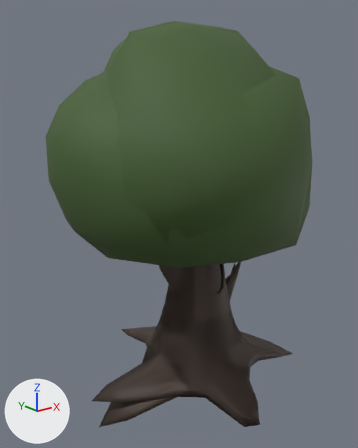
One commit to the OBJ model GameJamProject/Assets/3DModels/EnemyTreeLeafVar1.obj: the scene before it, then after it.
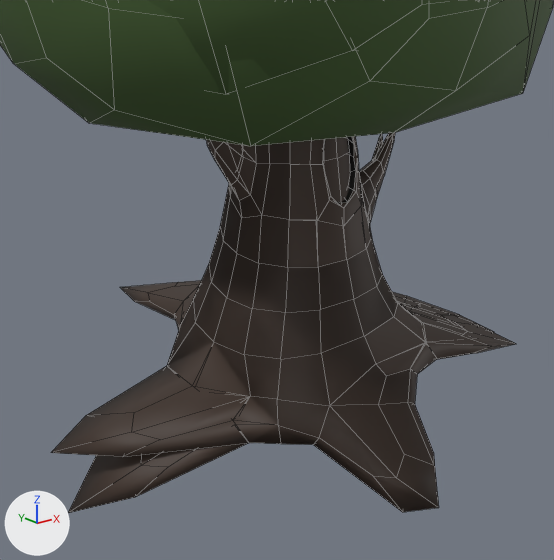
There are two pictures of each version: one whole from a 50 mm camera at (-16.2, -18.6, 11.3) aimed at (-0.8, 0.5, 3.6), one close up on the part from 19% to 87% of the width and 46% to 100% of the height. Lighting does not change. The marker at lower left points along +X, +Y and +Z. The close-ups show mesh edges as thin lines. Where no turn or scale is listed for an object, it has been applied to the vertices.
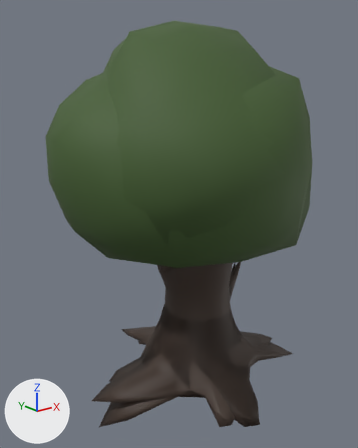
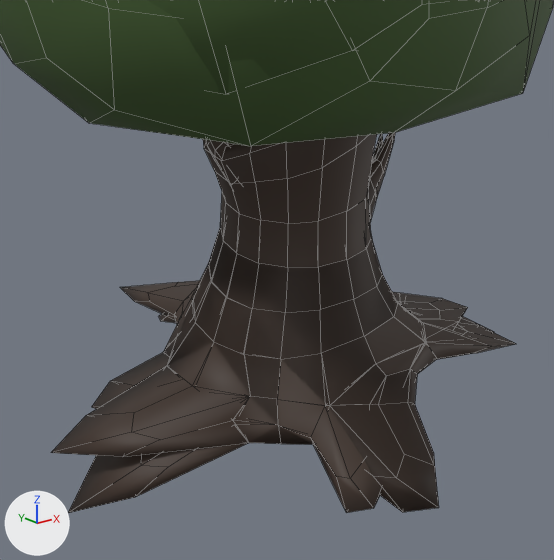
Patch to the scene script:
```diff
--- a/GameJamProject/Assets/3DModels/EnemyTreeLeafVar1.obj.py
+++ b/GameJamProject/Assets/3DModels/EnemyTreeLeafVar1.obj.py
@@ mat_stump @@
+mat_stump = principled_material('Stump')
+mat_stump.base_color = (0.8, 0.437, 0.14)  # orange #e7b169
+mat_stump.roughness = 0.69
@@ me_treevar3_cube_004 @@
+me_treevar3_cube_004.from_pydata(...)  # 319 vertices, 320 faces; spans x -4.59..5.73, y -4.86..4.31, z -4.99..3.88
+# faces by material slot: [296, 24]
+me_treevar3_cube_004.materials.append(mat_material)  # its picture is missing
+me_treevar3_cube_004.materials.append(mat_stump)  # its picture is missing
@@ ob_treevar3_cube_004 @@
+ob_treevar3_cube_004 = bpy.data.objects.new('TreeVar3_Cube.004', me_treevar3_cube_004)
+ob_treevar3_cube_004.location = (0.0, 0.0, 0.0)
```

What differs and where, as boxes [x1, y1, x2, y2] in the close-ups (554 x 560 px):
'TreeVar3_Cube.004', added
    after: [92, 134, 468, 513]
